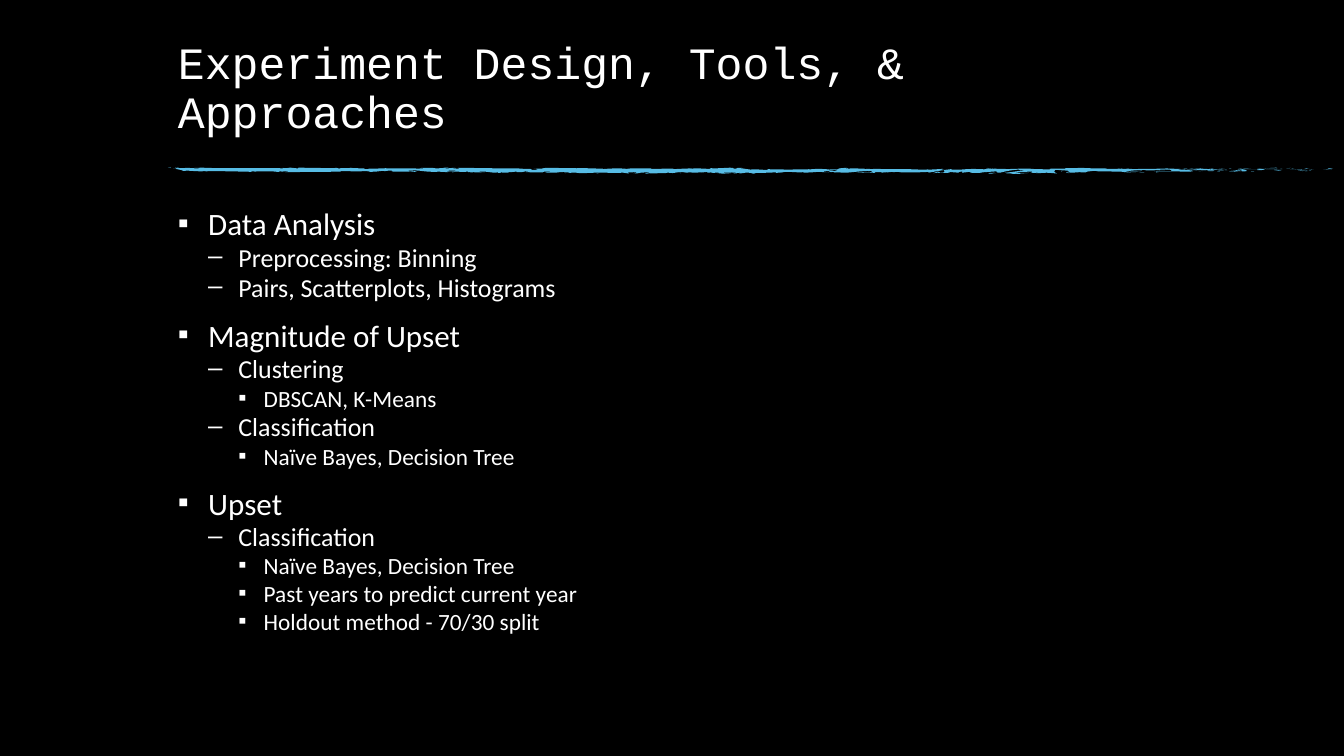
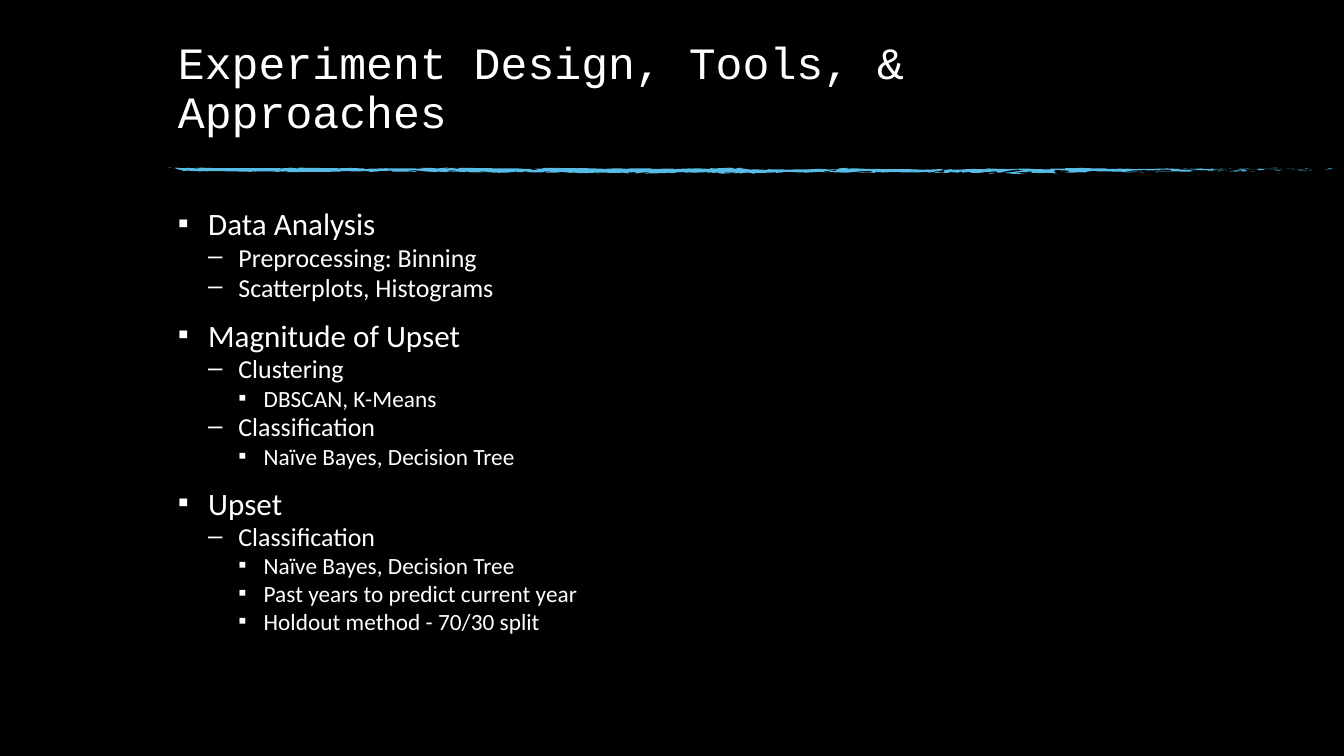
Before and after one commit to msnyde8/Graduate_Project-Upset_Potential, a slide deck: slide 5 of Upset Potential in the NFL.pptx. Drawn at 1344x756 pixels with LibreOffice and Linux fonts; fonts in the diff are those of the drawing; background and template pictures are left out. Boxes give left, top, right and bottom in pixels: in the first picture for what was removed or moved away, otherwise in the second. Text is boxed around its words. In the diff, an @@ line names an element or a change of style, - is before the commit and + after.

```diff
--- a/Upset Potential in the NFL.pptx
+++ b/Upset Potential in the NFL.pptx
@@ text at [238,279,493,302]: text changed @@
-  – Pairs, Scatterplots, Histograms
+  – Scatterplots, Histograms
```
Also in this commit, not shown: 1 other file.
